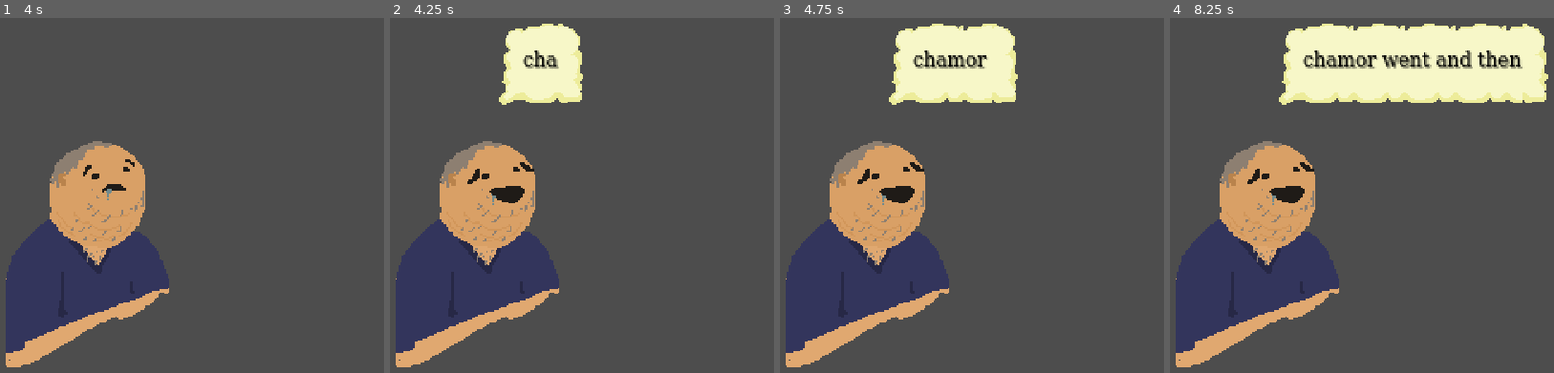
Above: before the commit, frames 1-4 (left to right).
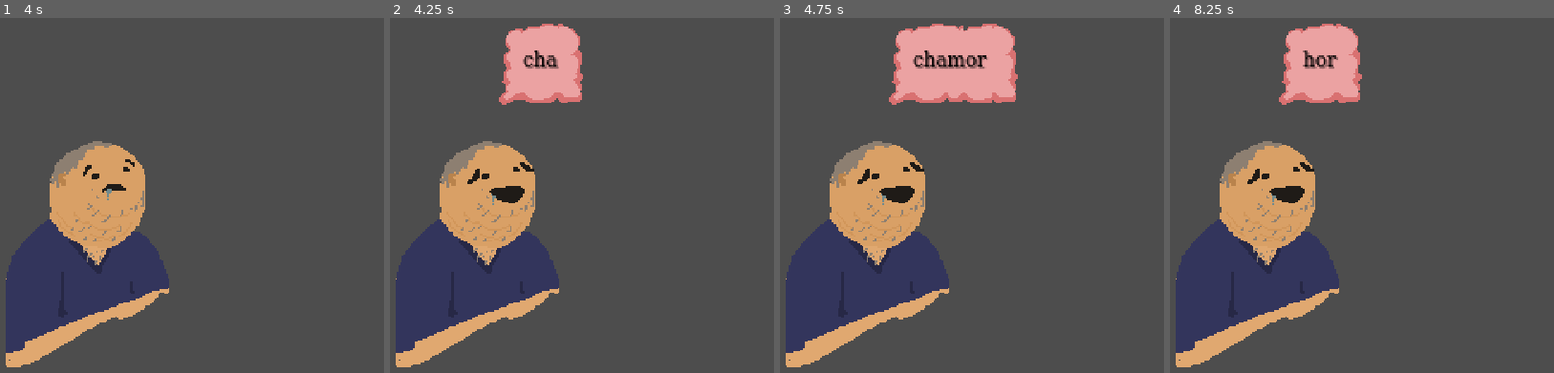
Above: after the commit, the same moments.

Repository: Guy-Michael/dead-jokes
Game: Godot game, scene res://Nodes/node_dad.tscn
The game is run twice, just before and just after one commit, with the same random seed, the same clock (stepped at 60 frames per second) and the same inputs. This scene is started directly instead of the project's main scene.
Inputs (mouse positions are in pixels of both pictures, inside the frame that each line leads up to):
- Up to frame 1 (4 s): tap Enter at 0.5, 2, 3.5 s; move the mouse to (outside the picture) at 0.52 s; hold C (clap, bound only after the commit) 0.53-1.28 s; tap L (laugh, bound only after the commit) at 0.8, 1.35, 2.3 s; tap Space at 1.25, 2.75 s; move the mouse to (222, 216) at 1.27 s; tap C (clap, bound only after the commit) at 1.55, 2.85 s; move the mouse to (outside the picture) at 2.02 s; press the mouse at (outside the picture) at 2.03 s; move the mouse to (337, 280) at 2.77 s; release the mouse at (337, 280) at 2.78 s; move the mouse to (outside the picture) at 3.52 s; hold L (laugh, bound only after the commit) from 3.53 s (still down)
- Up to frame 2 (4.25 s): keep holding L (laugh, bound only after the commit)
- Up to frame 3 (4.75 s): move the mouse to (925, 128) at 4.27 s; release L (laugh, bound only after the commit) at 4.28 s; tap C (clap, bound only after the commit) at 4.35 s
- Up to frame 4 (8.25 s): move the mouse to (outside the picture) at 5.02 s; hold L (laugh, bound only after the commit) 5.03-5.78 s; move the mouse to (1431, 85) at 5.77 s; click (1431, 85) at 5.85 s; tap C (clap, bound only after the commit) at 6.05, 7.55 s; tap Space at 6.5 s; move the mouse to (outside the picture) at 6.52 s; hold C (clap, bound only after the commit) 6.53-7.28 s; tap L (laugh, bound only after the commit) at 6.8, 7.35 s; move the mouse to (1392, 216) at 7.27 s; move the mouse to (outside the picture) at 8.02 s; hold C (clap, bound only after the commit) from 8.03 s (still down)

Frame 1 is identical in both runs. In frame 2, 4.1% of the frame differs, in the area x 28-51%, y 1-25%; in frame 3, 6.5%; in frame 4, 14%, in the area x 28-99%, y 1-25%.

Commit message:
jokes accept actions

Diff:
--- a/Nodes/node_dad.tscn
+++ b/Nodes/node_dad.tscn
@@ -1,11 +1,9 @@
-[gd_scene load_steps=8 format=3 uid="uid://cc6nt4n6ymqrq"]
+[gd_scene load_steps=6 format=3 uid="uid://cc6nt4n6ymqrq"]
 
 [ext_resource type="Texture2D" uid="uid://fdpiogo0tk5" path="res://Sprites/dad left.png" id="1_livho"]
 [ext_resource type="Script" path="res://Nodes/script_dad.gd" id="2_l4x7i"]
 [ext_resource type="PackedScene" uid="uid://c70ghln7n3qxg" path="res://itai dev/text_box.tscn" id="2_orbi0"]
-[ext_resource type="Resource" uid="uid://d8bc33wm342e" path="res://jokes/joke_aba.tres" id="3_afm62"]
 [ext_resource type="Resource" uid="uid://bxtkk5518wdtp" path="res://jokes/joke_chamor.tres" id="4_8raph"]
-[ext_resource type="Resource" uid="uid://ctifsar3w38fx" path="res://jokes/joke_shnizel.tres" id="4_peivc"]
 
 [sub_resource type="RectangleShape2D" id="RectangleShape2D_12uel"]
 size = Vector2(146, 74)
@@ -13,7 +11,7 @@
 [node name="NodeDad" type="Node2D"]
 position = Vector2(248, 120)
 script = ExtResource("2_l4x7i")
-jokes = Array[Resource("res://Nodes/script_joke.gd")]([ExtResource("4_8raph"), ExtResource("4_peivc"), ExtResource("3_afm62")])
+jokes = Array[Resource("res://Nodes/script_joke.gd")]([ExtResource("4_8raph")])
 
 [node name="TextBox" parent="." instance=ExtResource("2_orbi0")]
 offset_left = -176.0
--- a/Nodes/script_dad.gd
+++ b/Nodes/script_dad.gd
@@ -20,8 +20,10 @@
 	my_timer.start()
 
 func _process(_delta):
-	pass
-
+	if Input.is_action_pressed("clap"):
+		send_action(globals.Joke_Component.CLAP)
+	if Input.is_action_pressed("laugh"):
+		send_action(globals.Joke_Component.LAUGH)
 func _on_timer_timeout():
 
 	match state:
@@ -56,11 +58,12 @@
 	match new_state:
 		DAD_STATES.off:
 			print("returned to neutral")
-			#my_textbox.display_text("")
+			my_textbox.display_text("")
 			var num = rnd.randf_range(2.0, 6.0)
 			print("cooldown set to " + str(num))
 			my_timer.start(num)
 			my_sprite.set_frame(0)
+			current_joke = -1
 
 		DAD_STATES.joke:
 			#start a joke
@@ -88,4 +91,19 @@
 			#change sprite
 
 func send_action(_action: globals.Joke_Component):
-	current_joke.send_action(_action)
+	var _text = ""
+	match _action:
+		globals.Joke_Component.CLAP:
+			_text = "clap"
+		globals.Joke_Component.LAUGH:
+			_text = "laugh"
+	print(_text)
+
+	if(state == DAD_STATES.joke):
+		current_joke.send_action(_action)
+		var _right = current_joke.is_activated()
+
+		if _right:
+			my_textbox.set_texture(1)
+		else:
+			my_textbox.set_texture(2)
--- a/Nodes/script_joke.gd
+++ b/Nodes/script_joke.gd
@@ -3,7 +3,12 @@
 
 @export var lines : Array[class_joke_line]
 
-var activated = false
+enum JOKE_STATES{
+	unanswered,
+	won,
+	lost,
+}
+var state = JOKE_STATES.unanswered
 var current_line_index = 0
 
 #func _to_string():
@@ -20,9 +25,18 @@
 func is_done():
 	return current_line_index >= len(lines)-1
 func is_activated():
-	return activated
+	return state == JOKE_STATES.won
 func is_trigger_win(action):
 	return lines[current_line_index].accepted_action_indexes.has(action)
 func send_action(action : globals.Joke_Component):
-	if lines[current_line_index].accepted_action_indexes.has(action):
-		activated = true
+
+	#abort if already answered
+	if(state != JOKE_STATES.unanswered):
+		return
+
+	if lines[current_line_index].accepted_indexes.has(action):
+		state = JOKE_STATES.won
+	else:
+		state = JOKE_STATES.lost
+
+	print("activated: " + str(state) + ". accepted: " + str(lines[current_line_index].accepted_indexes))
--- a/Scripts/script_joke_line.gd
+++ b/Scripts/script_joke_line.gd
@@ -3,4 +3,4 @@
 
 @export var text = ""
 @export var time = 3.0
-#@export var accepted_indexes : Array[globals.] = []
+@export var accepted_indexes : Array[globals.Joke_Component]
--- a/Scripts/text_box.gd
+++ b/Scripts/text_box.gd
@@ -2,6 +2,7 @@
 
 @onready var label = $MarginContainer/Label
 @onready var timer = $timer
+@onready var ninePatch = $ninePatch
 
 const MAX_WIDTH = 256
 
@@ -12,14 +13,18 @@
 var letter_time = 0.03*speed_mult
 var space_time = 0.06*speed_mult
 var punc_time = 0.2*speed_mult
-
+@export var sprites_arr : Array[Texture]
 signal finished_displaying()
 
 func _ready():
 	visible = false
 
+func set_texture(index: int):
+	ninePatch.texture = sprites_arr[index]
+
 func display_text(text_to_display: String):
 
+	set_texture(0)
 
 	print("  - displaying: " + text_to_display)
 	text = text_to_display
--- a/itai dev/text_box.tscn
+++ b/itai dev/text_box.tscn
@@ -1,7 +1,10 @@
-[gd_scene load_steps=4 format=3 uid="uid://c70ghln7n3qxg"]
+[gd_scene load_steps=7 format=3 uid="uid://c70ghln7n3qxg"]
 
 [ext_resource type="Texture2D" uid="uid://dp82rvjhwxw7k" path="res://Sprites/speech bubble.png" id="1_k71af"]
 [ext_resource type="Script" path="res://Scripts/text_box.gd" id="1_vkut1"]
+[ext_resource type="Texture2D" uid="uid://8l4a303cib0i" path="res://Sprites/speech bubble normal.png" id="2_kanad"]
+[ext_resource type="Texture2D" uid="uid://clhqoha3iwugw" path="res://Sprites/speech bubble green.png" id="3_wr228"]
+[ext_resource type="Texture2D" uid="uid://ni0gj5um6on" path="res://Sprites/speech bubble red.png" id="4_dmnuo"]
 
 [sub_resource type="FontFile" id="FontFile_nhoka"]
 cache/0/16/0/ascent = 0.0
@@ -43,8 +46,9 @@
 
 [node name="TextBox" type="MarginContainer"]
 script = ExtResource("1_vkut1")
+sprites_arr = Array[Texture]([ExtResource("2_kanad"), ExtResource("3_wr228"), ExtResource("4_dmnuo")])
 
-[node name="NinePatchRect" type="NinePatchRect" parent="."]
+[node name="ninePatch" type="NinePatchRect" parent="."]
 layout_mode = 2
 texture = ExtResource("1_k71af")
 region_rect = Rect2(0, 0, 64, 64)
--- a/jokes/joke_chamor.tres
+++ b/jokes/joke_chamor.tres
@@ -6,12 +6,14 @@
 [sub_resource type="Resource" id="Resource_ty7ku"]
 script = ExtResource("1_i3ud1")
 text = "chamor went and then"
-time = 6.0
+time = 4.0
+accepted_indexes = Array[int]([])
 
 [sub_resource type="Resource" id="Resource_p3roe"]
 script = ExtResource("1_i3ud1")
 text = "horse haha"
 time = 6.0
+accepted_indexes = Array[int]([1])
 
 [resource]
 script = ExtResource("2_q24x6")
--- a/project.godot
+++ b/project.godot
@@ -38,6 +38,16 @@
 "events": [Object(InputEventMouseButton,"resource_local_to_scene":false,"resource_name":"","device":-1,"window_id":0,"a …(257 unchanged characters)…
 ]
 }
+clap={
+"deadzone": 0.5,
+"events": [Object(InputEventKey,"resource_local_to_scene":false,"resource_name":"","device":-1,"window_id":0,"alt_pressed":false,"shift_pressed":false,"ctrl_pressed":false,"meta_pressed":false,"pressed":false,"keycode":67,"physical_keycode":67,"key_label":67,"unicode":99,"echo":false,"script":null)
+]
+}
+laugh={
+"deadzone": 0.5,
+"events": [Object(InputEventKey,"resource_local_to_scene":false,"resource_name":"","device":-1,"window_id":0,"alt_pressed":false,"shift_pressed":false,"ctrl_pressed":false,"meta_pressed":false,"pressed":false,"keycode":0,"physical_keycode":76,"key_label":0,"unicode":108,"echo":false,"script":null)
+]
+}
 
 [rendering]
 
Binary file removed: Sprites/dad left talk.png
Binary file added: Sprites/speech bubble green.png
Not shown, added: Sprites/speech bubble green.png.import
Binary file added: Sprites/speech bubble normal.png
Not shown, changed: Sprites/speech bubble normal.png.import
Binary file added: Sprites/speech bubble red.png
Not shown, added: Sprites/speech bubble red.png.import
Binary file changed: Sprites/speech bubble.png
